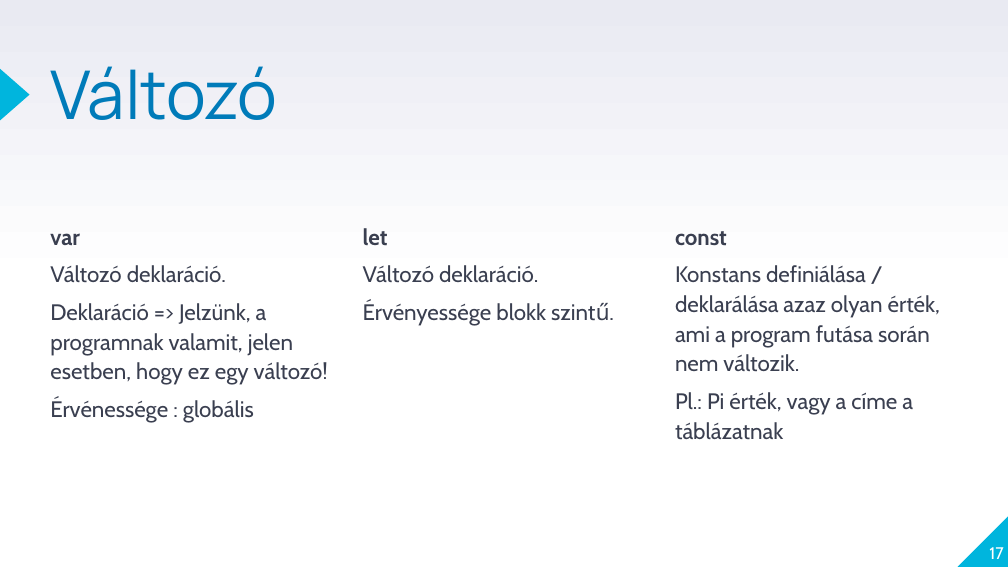
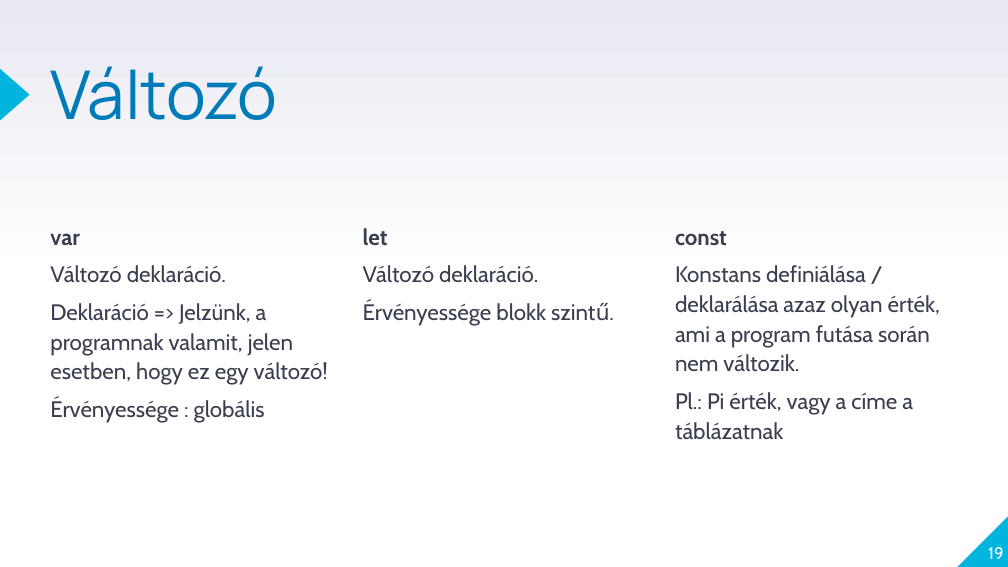
Before and after one commit to laszlofeher/javascriptalapok, a slide deck: slide 19 of 1Alkalom/Js1.pptx (slide 17 before the commit). Drawn at 1008x567 pixels with LibreOffice and Linux fonts; fonts in the diff are those of the drawing. Boxes give left, top, right and bottom in pixels: in the first picture for what was removed or moved away, otherwise in the second. Text is boxed around its words. In the diff, an @@ line names an element or a change of style, - is before the commit and + after.

```diff
--- a/1Alkalom/Js1.pptx
+++ b/1Alkalom/Js1.pptx
@@ text at (50,398,265,423): text changed @@
-Érvénessége : globális
+Érvényessége : globális
@@ page number at (988,547,1004,559): text changed @@
-17
+19
```
Also in this commit, not shown: 3 other slides changed, 2 slides added.
